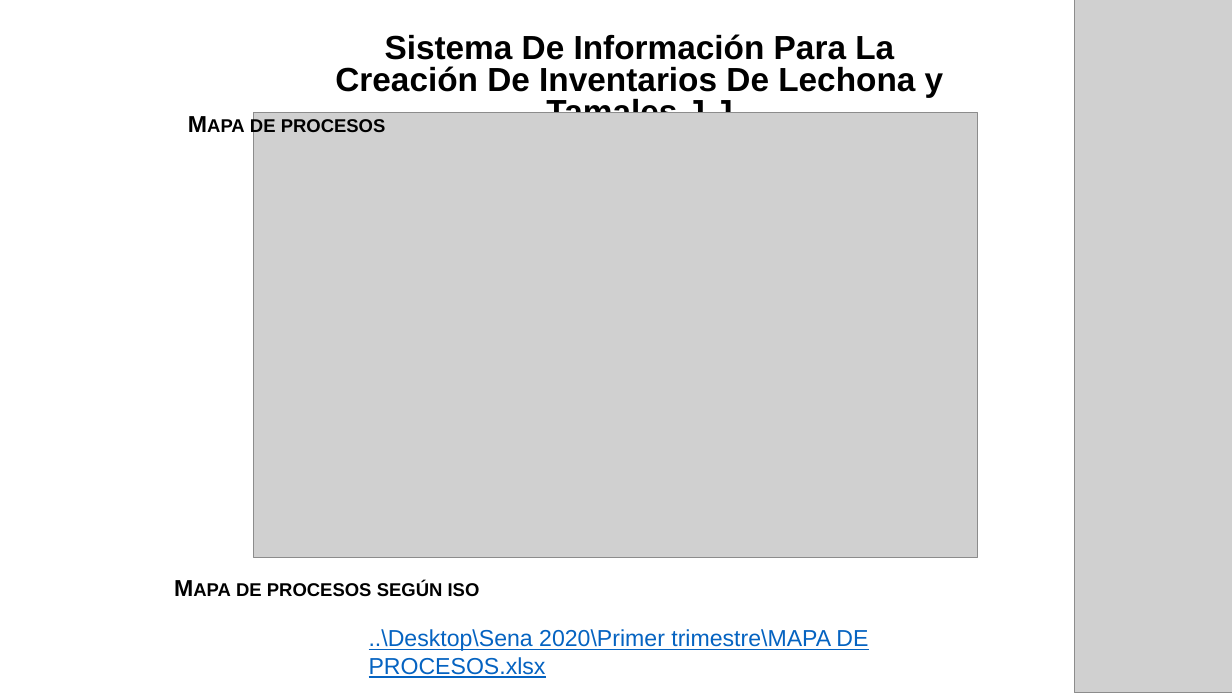
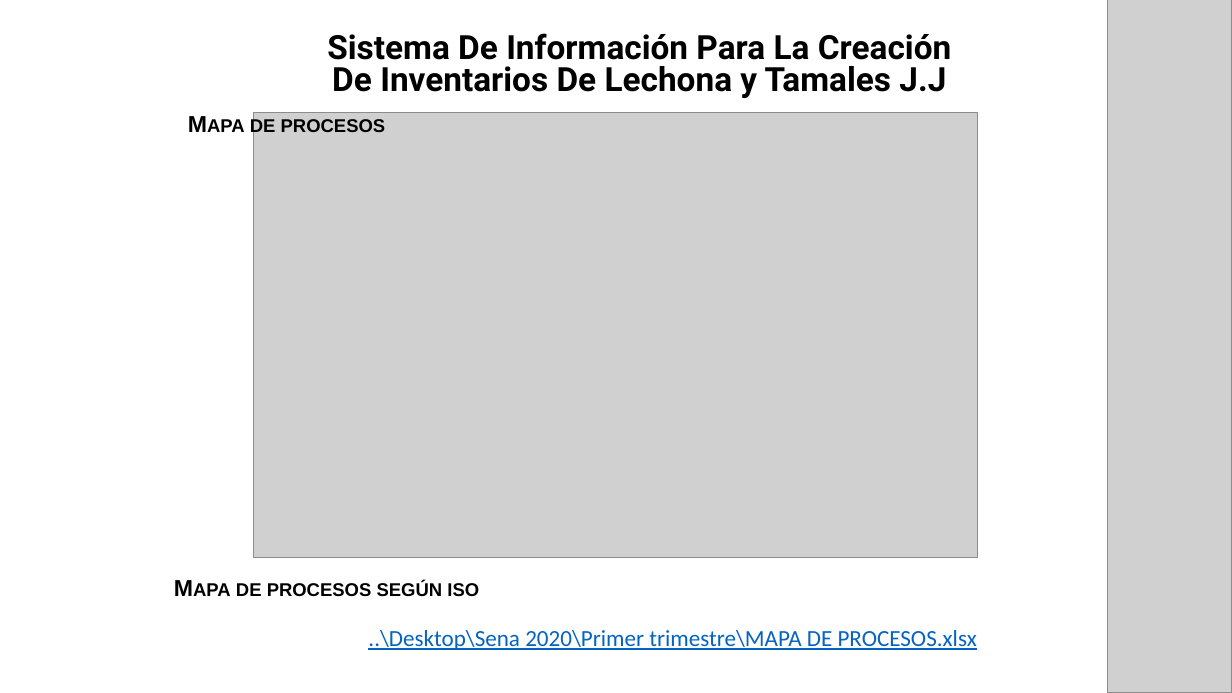
Before and after one commit to ProyectoJJ/Proyecto, a slide deck: slide 7 of Presentacion Final.pptx (slide 8 before the commit). Drawn at 1232x693 pixels with LibreOffice and Linux fonts; fonts in the diff are those of the drawing; grey boxes stand for pictures. Boxes give left, top, right and bottom in pixels: in the first picture for what was removed or moved away, otherwise in the second. Text is boxed around its words. In the diff, an @@ line names an element or a change of style, - is before the commit and + after.

```diff
--- a/Presentacion Final.pptx
+++ b/Presentacion Final.pptx
@@ picture resized from (x1=1075, y1=0, x2=1232, y2=693) to (x1=1108, y1=0, x2=1232, y2=693) @@
@@ subtitle "Sistema De Información Para La ..." at (x1=327, y1=33, x2=951, y2=98): font Arial to Roboto; more space between paragraphs @@
@@ text "Mapa de procesos" rewrapped from (x1=369, y1=629, x2=868, y2=678) to (x1=649, y1=630, x2=977, y2=650) @@
@@ text "..\Desktop\Sena 2020\Primer trimestre\MAPA DE PROCESOS.xlsx" at (x1=368, y1=630, x2=977, y2=650): font Arial to Calibri @@
```
Also in this commit, not shown: 7 other slides changed, 1 slide added, 2 slides removed.
